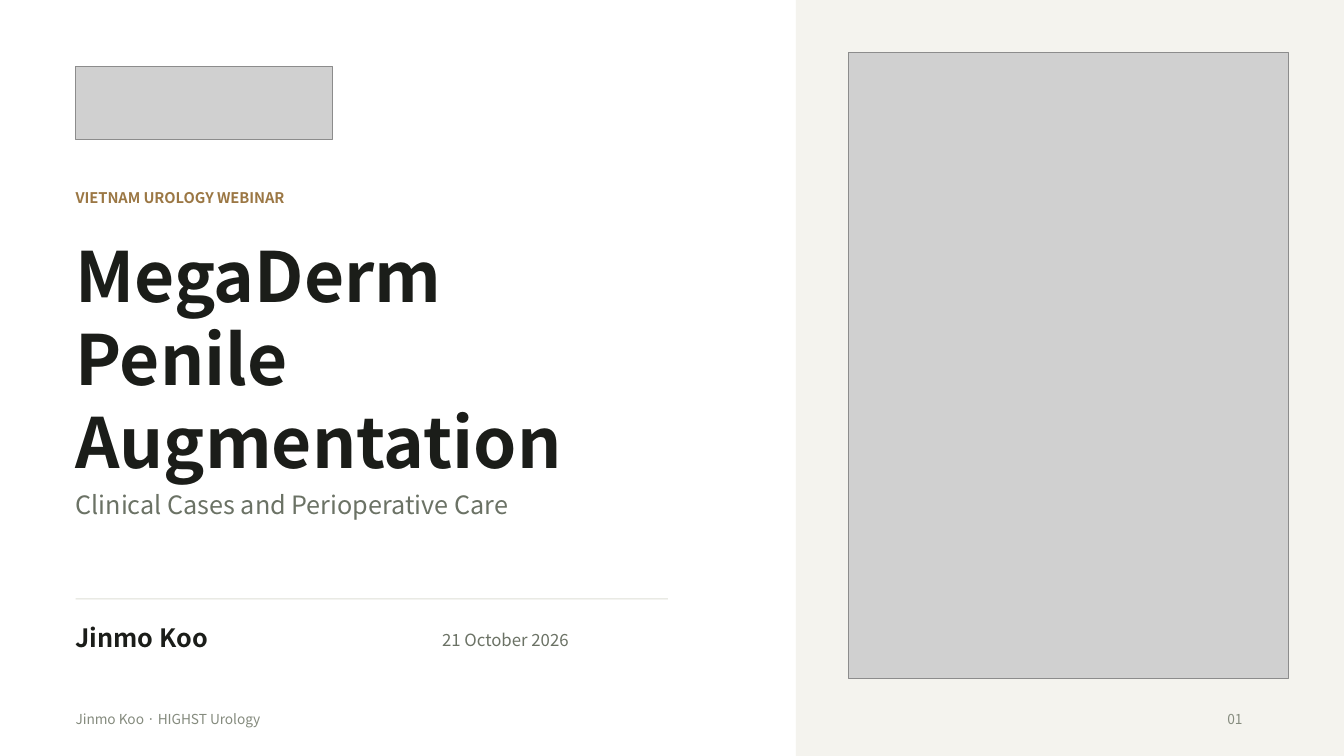
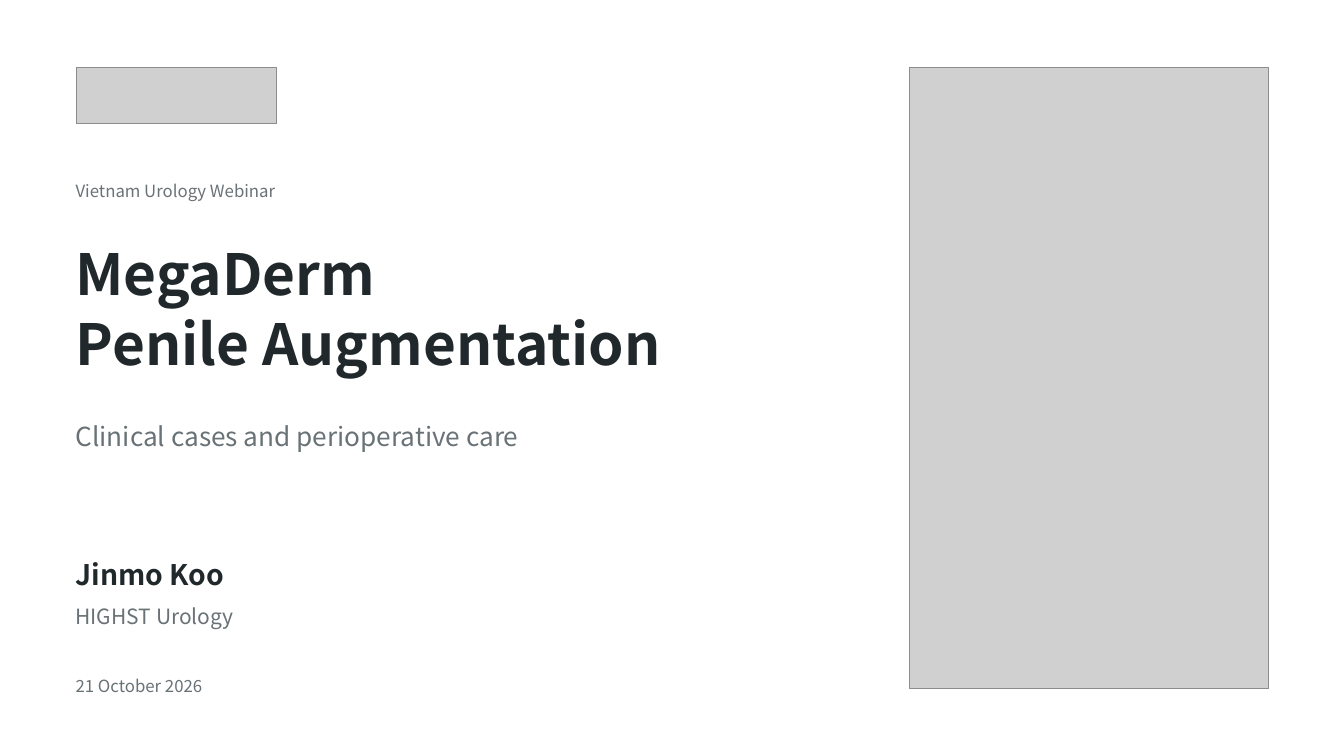
Before and after one commit to notoow/vietnam-urology-webinar, a slide deck: slide 1 of downloads/highst-perioperative-webinar.pptx. Drawn at 1344x756 pixels with LibreOffice and Linux fonts; fonts in the diff are those of the drawing; grey boxes stand for pictures. Boxes give left, top, right and bottom in pixels: in the first picture for what was removed or moved away, otherwise in the second. Text is boxed around its words. In the diff, an @@ line names an element or a change of style, - is before the commit and + after.

Commit message:
Apply approved conference design to the main webinar deck

```diff
--- a/downloads/highst-perioperative-webinar.pptx
+++ b/downloads/highst-perioperative-webinar.pptx
@@ rectangle removed at (797,0,1344,756) @@
@@ picture: place and size @@
-picture at (76,67,333,139)
+picture at (77,68,276,124)
@@ picture: place and size @@
-picture at (849,52,1290,679)
+picture at (909,68,1268,690)
@@ text at (76,183,275,201): text changed; size 10.5 to 12 pt; text colour #9B7744 to #697276; bold off @@
-VIETNAM UROLOGY WEBINAR
+Vietnam Urology Webinar
@@ text added at (76,253,376,309), 40.5 pt, text #20282C, bold @@
+MegaDerm
@@ text at (76,308,660,379): text changed; size 49.5 to 40.5 pt; text colour #1B1D19 to #20282C @@
-MegaDerm
-Penile
-Augmentation
+Penile Augmentation
@@ text at (76,425,518,452): text changed; size 18 to 18.8 pt; text colour #6B7265 to #697276 @@
-Clinical Cases and Perioperative Care
+Clinical cases and perioperative care
@@ text "Jinmo Koo": place and size @@
-text "Jinmo Koo" at (76,626,207,648)
+text "Jinmo Koo" at (76,562,224,586)
@@ text "Jinmo Koo" at (76,562,224,586): size 18 to 20.2 pt, text colour #1B1D19 to #20282C @@
@@ rectangle removed at (76,599,668,600) @@
@@ text at (76,607,234,629): text changed; size 9.8 to 15 pt; text colour #858B7E to #697276 @@
-Jinmo Koo · HIGHST Urology
+HIGHST Urology
@@ text "21 October 2026": place and size @@
-text "21 October 2026" at (442,632,568,646)
+text "21 October 2026" at (76,678,202,692)
@@ text "21 October 2026" at (76,678,202,692): text colour #6B7265 to #697276 @@
@@ text removed at (1227,714,1242,724) @@
-01
```
Also in this commit, not shown: 12 other slides changed, 2 slides removed, 11 other files.
